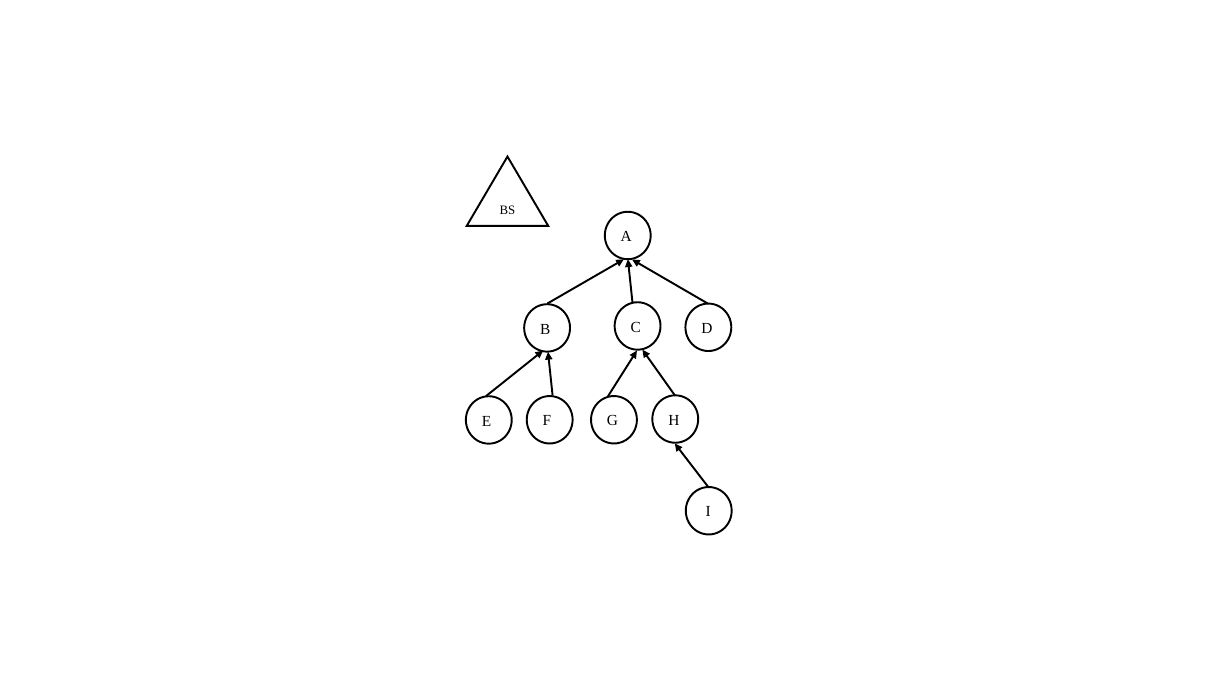
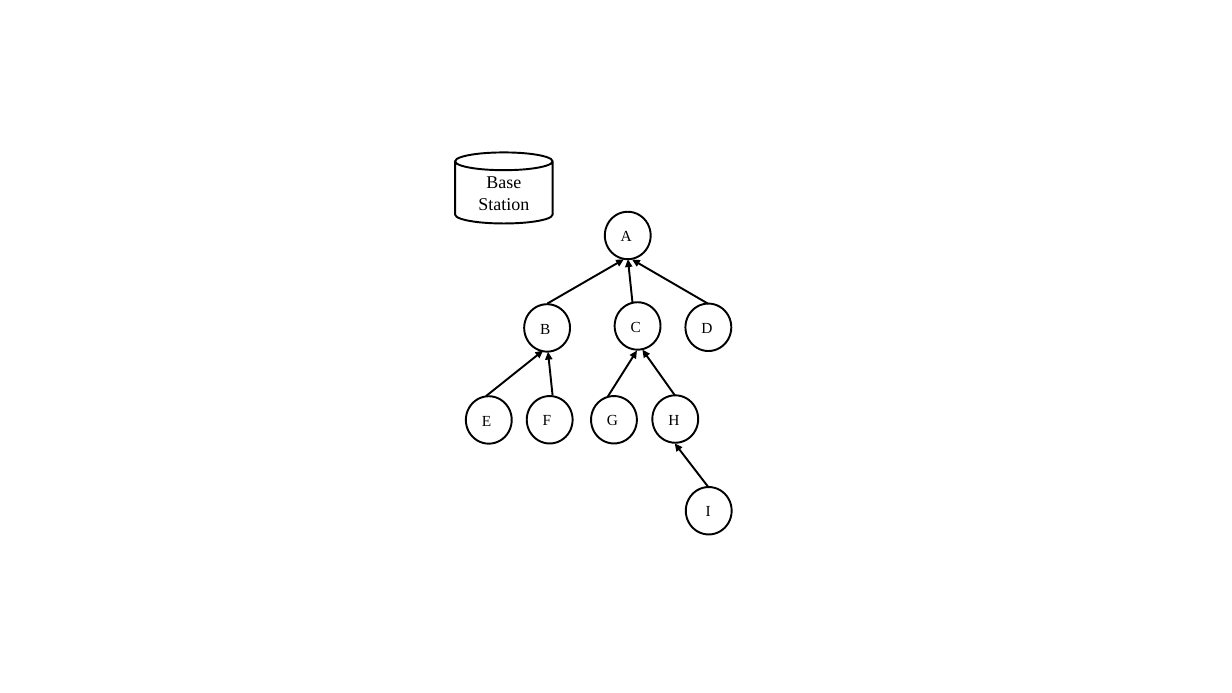
Before and after one commit to kavitshah8/thesis-, a slide deck: slide 6 of images/pics.pptx. Drawn at 1232x693 pixels with LibreOffice and Linux fonts; fonts in the diff are those of the drawing. Boxes give left, top, right and bottom in pixels: in the first picture for what was removed or moved away, otherwise in the second. Text is boxed around its words. In the diff, an @@ line names an element or a change of style, - is before the commit and + after.

```diff
--- a/images/pics.pptx
+++ b/images/pics.pptx
@@ cylinder added at [455,152,553,224], outline #000000 1.5 pt, 14 pt, text #000000 @@
+Base Station
@@ triangle removed at [467,156,548,226] @@
-BS
```
Also in this commit, not shown: 4 other slides changed, 3 slides added, 1 slide removed, 10 other files.
